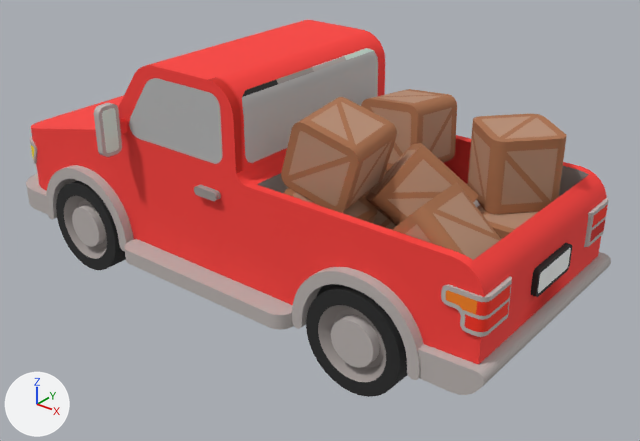
The FBX model Assets/Art/Hyper Casual City Cars/Models/Cars Modified/Pickup City Mod.fbx: old version first, new version second.
Rendered twice from a 50 mm lens placed at (8.25, -10.46, 7.78), pointed at (-0.2, 0.1, 1.23). The lights are fixed; the arrows at lower left show +X, +Y and +Z. Where no turn or scale is listed for an object, it has been applied to the vertices.

The first picture shows 'Boxes', 'Pickup', 'Wheels_Back', 'Wheels_Front'.
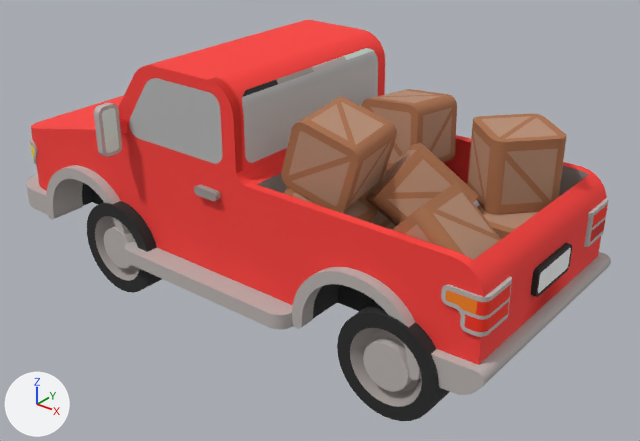
Diff of the bpy script that builds the scene:
```diff
--- a/Assets/Art/Hyper Casual City Cars/Models/Cars Modified/Pickup City Mod.fbx.py
+++ b/Assets/Art/Hyper Casual City Cars/Models/Cars Modified/Pickup City Mod.fbx.py
@@ ob_wheels_back @@
 ob_wheels_back = bpy.data.objects.new('Wheels_Back', me_mesh_003)
-ob_wheels_back.location = (2.08, 0.04, 0.82)
+ob_wheels_back.location = (2.68, 0.0, 0.71)
@@ ob_wheels_front @@
 ob_wheels_front = bpy.data.objects.new('Wheels_Front', me_mesh_002)
-ob_wheels_front.location = (-3.79, 0.04, 0.82)
+ob_wheels_front.location = (-2.89, 0.0, 0.71)
```

Pixel boxes [x1, y1, x2, y2] of what changed, in the pictures (640 x 441 px):
'Wheels_Back', moved: before [306, 284, 408, 397]; after [337, 301, 449, 421]
'Wheels_Front', moved: before [56, 181, 126, 270]; after [87, 201, 162, 293]
